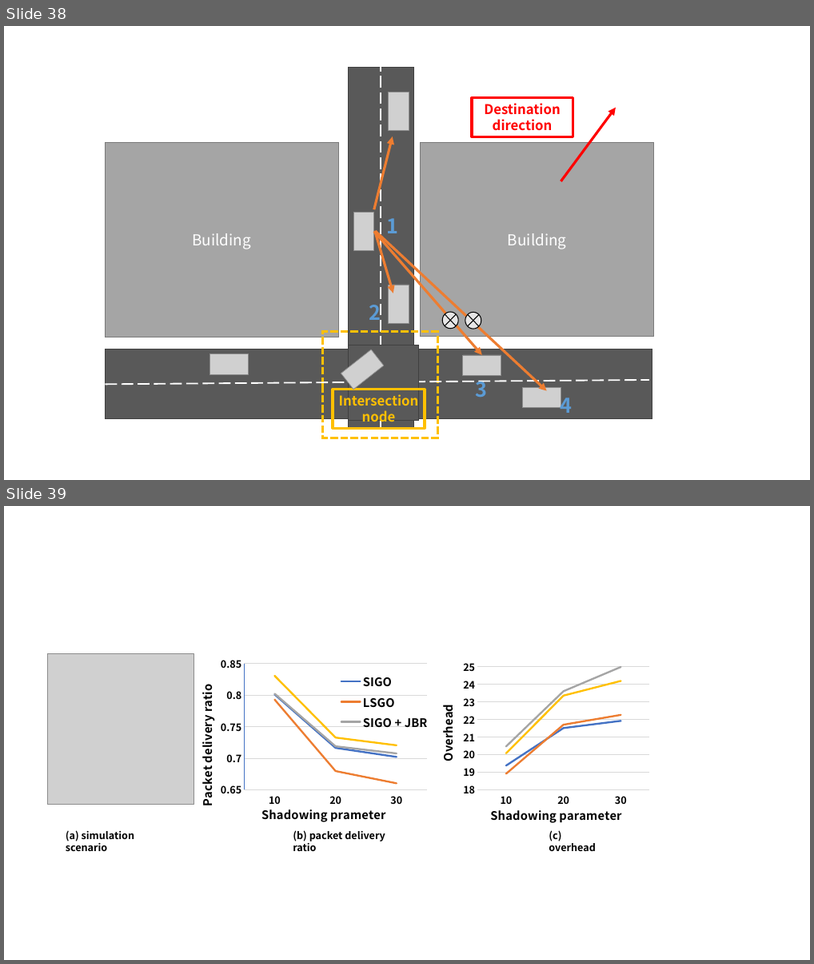
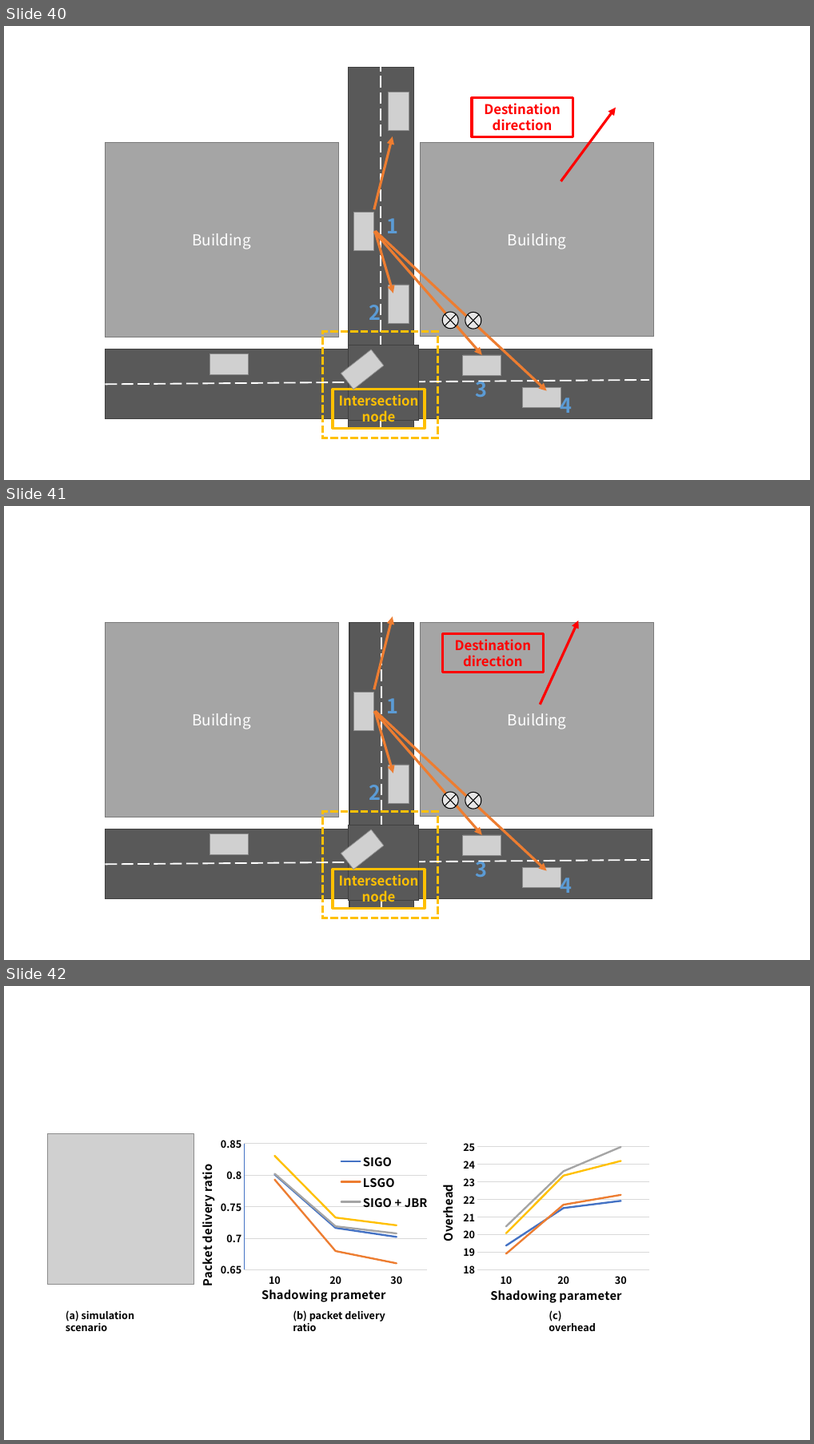
Before and after one commit to shutoushu/Latex, a slide deck: ICACT2022/学会資料.pptx. Shown one above the other, each under a label of ours: slides 38 and 39 before the commit, slides 40, 41 and 42 after it. The pictures are 814x964 and 814x1444 pixels, drawn with LibreOffice and Linux fonts; fonts in the diff are those of the drawing; grey boxes stand for pictures. Boxes give left, top, right and bottom in pixels: in the first picture for what was removed or moved away, otherwise in the second. Text is boxed around its words. In the diff, an @@ line names an element or a change of style, - is before the commit and + after.

```diff
--- a/ICACT2022/学会資料.pptx
+++ b/ICACT2022/学会資料.pptx
@@ slide 41 added at (4, 506, 810, 960), background #FFFFFF @@
@@ group added at (105, 616, 654, 918): 8 rectangles, 6 pictures, 5 arrows, 4 texts, 3 lines, 2 flow chart summing junctions @@
+Building
+Building
+Intersection node
+Destination direction
+1
+2
+3
+4
@@ what was slide 38 is now slide 40 @@
@@ what was slide 39 is now slide 42 @@
```
Also in this commit, not shown: 2 slides changed, 2 other slides added, 45 other files.
